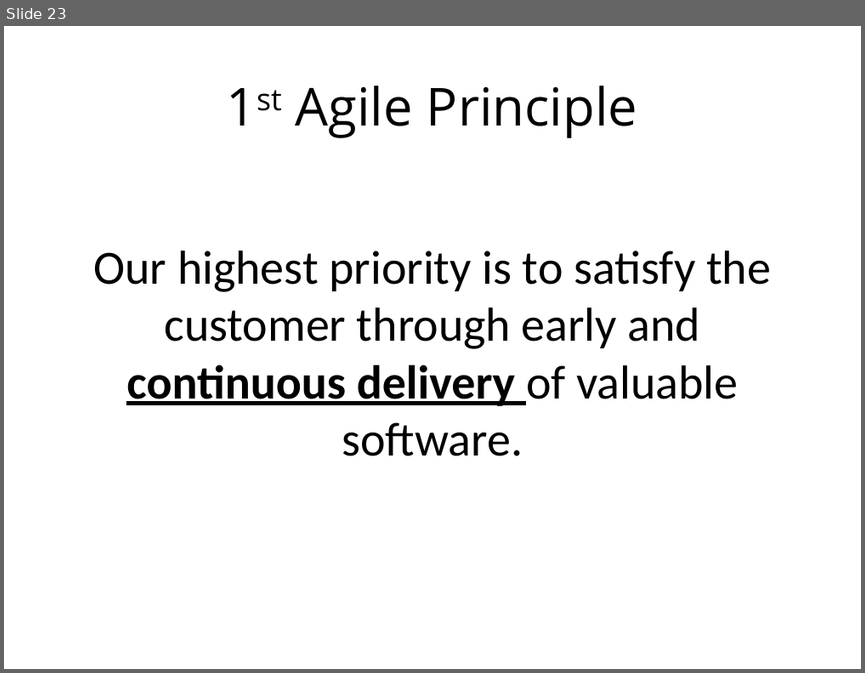
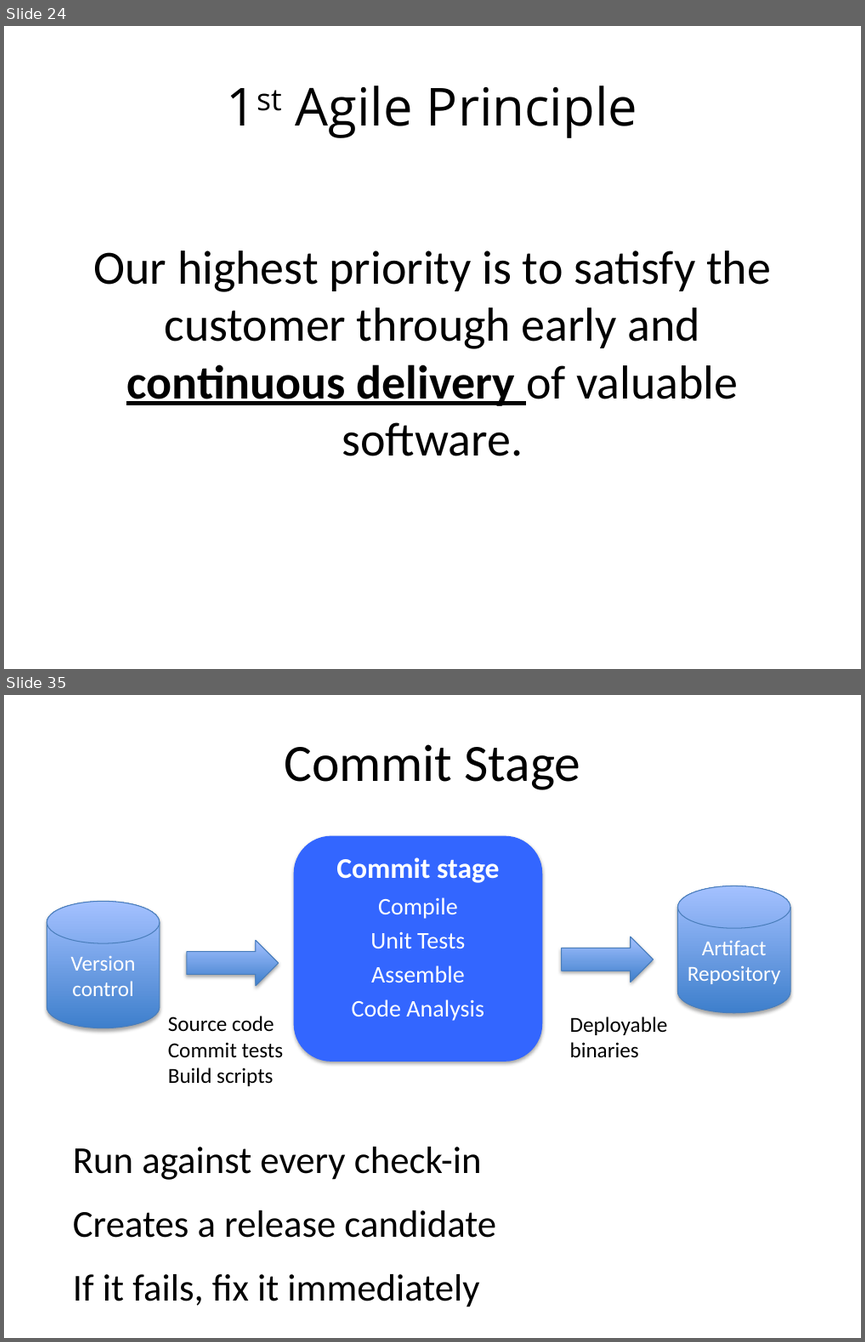
Before and after one commit to browngeek666/DevOpsPres, a slide deck: ALFDevOps.pptx. Shown one above the other, each under a label of ours: slide 23 before the commit, slides 24 and 35 after it; the slides between them are not shown. The pictures are 865x673 and 865x1342 pixels, drawn with LibreOffice and Linux fonts; fonts in the diff are those of the drawing. Boxes give left, top, right and bottom in pixels: in the first picture for what was removed or moved away, otherwise in the second. Text is boxed around its words. In the diff, an @@ line names an element or a change of style, - is before the commit and + after.

```diff
--- a/ALFDevOps.pptx
+++ b/ALFDevOps.pptx
@@ slide 35 added at [4, 695, 861, 1338], background #FFFFFF @@
@@ title added at [284, 744, 580, 790], 44 pt, text #000000 @@
+Commit Stage
@@ group added at [46, 835, 789, 1086]: 3 texts, 2 cylinders, 2 right arrows, 1 rounded rectangle @@
+Commit stage
+Compile
+Unit Tests
+Assemble
+Code Analysis
+Version control
+Artifact
+Repository
+Source code
+Commit tests
+Build scripts
+Deployable
+binaries
@@ text added at [73, 1146, 496, 1307], 32 pt, text #000000 @@
+Run against every check-in
+Creates a release candidate
+If it fails, fix it immediately
@@ what was slide 23 is now slide 24 @@
```
Also in this commit, not shown: 2 slides changed, 15 other slides added.
